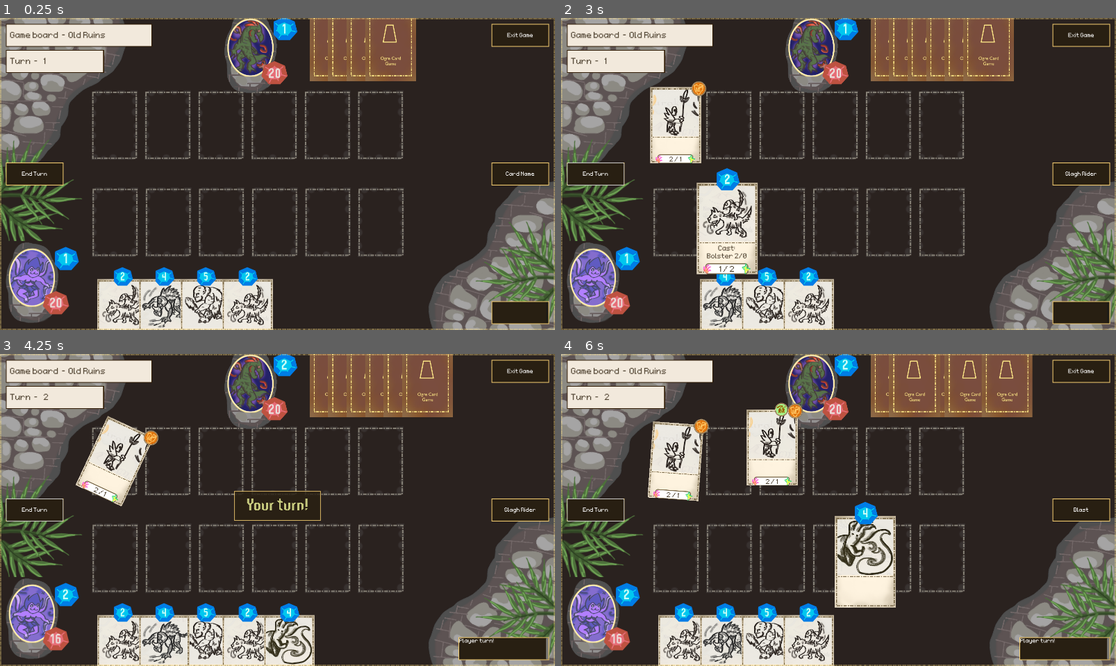
Above: before the commit, frames 1-4 (two rows, left to right).
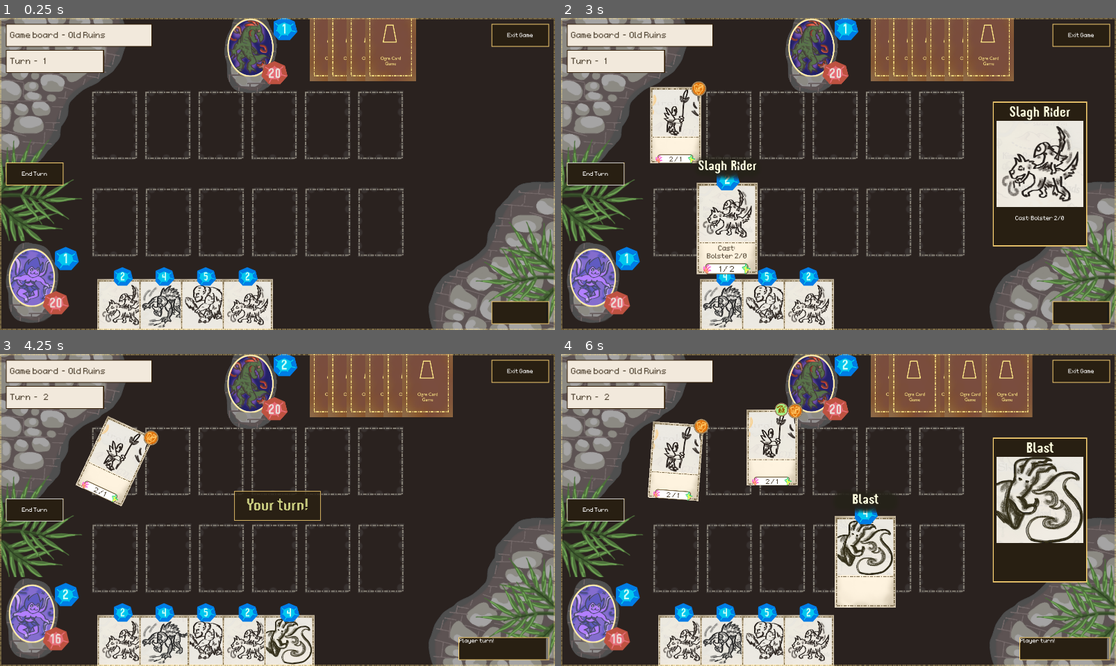
Above: after the commit, the same moments.

Repository: OttoElomaa/Godot-4-Ogre-Card-Game
Game: Godot game, scene res://GameScenes/main.tscn
Two runs of this game, one before a commit and one after it. Both use one fixed random seed, a clock stepped at 60 frames per second and the inputs below.
Inputs (mouse positions are in pixels of both pictures, inside the frame that each line leads up to):
- Up to frame 1 (0.25 s): no input
- Up to frame 2 (3 s): click (594, 174) at 0.5 s; click (594, 174) at 1.25 s; click (594, 174) at 2 s; drag from (683, 317) to (816, 49) at 2.77 s
- Up to frame 3 (4.25 s): drag from (166, 653) to (255, 385) at 3.52 s
- Up to frame 4 (6 s): move the mouse to (766, 653) at 4.27 s; click (766, 653) at 4.42 s; drag from (810, 653) to (894, 378) at 5.02 s; tap Enter at 5.75 s; drag from (849, 653) to (894, 378) at 5.77 s

The runs differ from the first frame. In frame 1, 0.2% of the frame differs, in the area x 88-99%, y 46-54%; in frame 2, 5.8%, in the area x 24-99%, y 26-74%; in frame 3, 0.2%; in frame 4, 5.4%.

Commit message:
On hover, card shows its name, and Main shows a card info panel. Panel hidden when no cards are being hovered.

Diff:
--- a/Cards/card.gd
+++ b/Cards/card.gd
@@ -21,6 +21,10 @@
 @export var cardName := "Card Name"
 @export var cardType := CardTypes.CREATURE
 
+var cardArt:
+	get:
+		return $Frontside/Art.texture
+
 @export var manaCost := 0
 @export var startingDamage := 0
 @export var startingHealth := 0
@@ -30,6 +34,7 @@
 var tempDamage := 0
 var tempHealth := 0
 
+var effectText := ""
 
 @export var hasSunder := false
 @export var hasDuelist := false
@@ -80,6 +85,15 @@
 		$Frontside/StatsPanel.hide()
 		$Frontside/ActionState.hide()
 
+	createEffectText()
+
+	$Frontside/CardName/Label.text = cardName
+	$Frontside/CardName.hide()
+
+
+
+func createEffectText():
+
 	var l = $Frontside/EffectsLabel
 	var text = ""
 	if hasSunder:
@@ -90,10 +104,8 @@
 	var castText = castNode.createText()
 	text += castText
 
-	l.text = text
-
-
-
+	effectText = text
+	l.text = effectText
 
 
 
@@ -109,6 +121,7 @@
 	tempHealth = health
 
 	updateCardLabels()
+
 
 
 
@@ -349,3 +362,8 @@
 	#self.queue_free()
 
 	cardsManager.moveToDiscard(self)
+
+
+
+func toggleCardName(enable:bool):
+	$Frontside/CardName.visible = enable
--- a/Cards/card.tscn
+++ b/Cards/card.tscn
@@ -14,6 +14,8 @@
 [ext_resource type="Texture2D" uid="uid://cq6ndvj18kyn0" path="res://Art/CardComponents/card-action-state-indicator-frame-texture-V2.png" id="8_cvyu6"]
 [ext_resource type="Texture2D" uid="uid://ddt6oiu5vk81d" path="res://Art/CardComponents/card-action-state-indicator-texture-passive.png" id="8_gi0db"]
 [ext_resource type="Texture2D" uid="uid://c6fbvpdul76bl" path="res://Art/CardComponents/card-action-state-indicator-texture-traveling-V2.png" id="9_gi0db"]
+[ext_resource type="Texture2D" uid="uid://c4ti1m63bwec" path="res://Art/CardComponents/card-name-background-shadow.png" id="9_i3xqw"]
+[ext_resource type="LabelSettings" uid="uid://ckmjo8jpsxoud" path="res://Fonts/LabelSet-Header-OffWhiteYellow50.tres" id="9_l781d"]
 [ext_resource type="LabelSettings" uid="uid://qjlnlywf0ted" path="res://Fonts/LabelSetSmallBrownCardText.tres" id="13_j3lys"]
 
 [sub_resource type="RectangleShape2D" id="RectangleShape2D_kd3xj"]
@@ -244,7 +246,6 @@
 texture = ExtResource("3_trd61")
 
 [node name="ManaCost" type="Node2D" parent="Frontside"]
-visible = false
 position = Vector2(0, -174)
 scale = Vector2(0.8, 0.8)
 
@@ -266,6 +267,28 @@
 grow_vertical = 2
 text = "88"
 label_settings = ExtResource("6_u70hd")
+horizontal_alignment = 1
+
+[node name="CardName" type="Node2D" parent="Frontside"]
+position = Vector2(0, -220)
+
+[node name="Shadow" type="Sprite2D" parent="Frontside/CardName"]
+texture = ExtResource("9_i3xqw")
+
+[node name="Label" type="Label" parent="Frontside/CardName"]
+anchors_preset = 8
+anchor_left = 0.5
+anchor_top = 0.5
+anchor_right = 0.5
+anchor_bottom = 0.5
+offset_left = -120.5
+offset_top = -28.5
+offset_right = 120.5
+offset_bottom = 28.5
+grow_horizontal = 2
+grow_vertical = 2
+text = "Card Name"
+label_settings = ExtResource("9_l781d")
 horizontal_alignment = 1
 
 [node name="ActionState" type="Node2D" parent="Frontside"]
--- /dev/null
+++ b/Fonts/LabelSet-Header-OffWhiteYellow50.tres
@@ -0,0 +1,8 @@
+[gd_resource type="LabelSettings" load_steps=2 format=3 uid="uid://ckmjo8jpsxoud"]
+
+[ext_resource type="FontFile" uid="uid://bbravl5syvs5u" path="res://Fonts/stepalange-font/Stepalange-x3BLm.otf" id="1_ohydv"]
+
+[resource]
+font = ExtResource("1_ohydv")
+font_size = 50
+font_color = Color(1, 1, 0.878431, 1)
--- a/GameScenes/cards_manager.gd
+++ b/GameScenes/cards_manager.gd
@@ -23,6 +23,8 @@
 var currentHoveredCards = []
 
 var dumbHandDrawCounter := 0
+var mainCardInfoShown := false
+
 
 
 func _ready() -> void:
@@ -103,6 +105,10 @@
 		var card = currentHoveredCards[0]
 		toggleCardHighlight(card, true)
 
+	if mainCardInfoShown:
+		if currentHoveredCards.is_empty():
+			mainCardInfoShown = false
+			main.toggleCardInfo(false, null)
 
 
 func _input(e: InputEvent) -> void:
@@ -214,13 +220,18 @@
 	prints("hover on card: ", card)
 	toggleCardHighlight(card, true)
 
-	main.showCardInfo(card)
+	card.toggleCardName(true)
+	mainCardInfoShown = true
+	main.toggleCardInfo(true, card)
 
 
 
 func onHoverCardOff(card:Card):
 	prints("hover on card off: ", card)
 	toggleCardHighlight(card, false)
+
+	card.toggleCardName(false)
+
 
 
 func toggleCardHighlight(card:Card, toHighlight:bool):
--- a/GameScenes/main.gd
+++ b/GameScenes/main.gd
@@ -41,6 +41,7 @@
 	#### UI STUFF
 	updateUi($BattleSystem.turnCount)
 	$BattleSystem.updateResourceLabels()
+	toggleCardInfo(false, null)
 
 	#### SET SLOTS STATUS
 	for slot:CardSlot in $PlayerSlots.get_children():
@@ -166,9 +167,20 @@
 
 
 
-func showCardInfo(card:Card):
+func toggleCardInfo(enable:bool, card:Card):
+	var cardInfo := $CanvasLayer/CardInfoPane
 
-	$CanvasLayer/CardInfoPane/Panel/NameLabel.text = card.cardName
+	#### HIDE
+	if not enable:
+		cardInfo.hide()
+		return
+
+	#### SHOW
+	cardInfo.show()
+	cardInfo.get_node("Panel/MarginContainer/VBoxContainer/NameLabel").text = card.cardName
+	cardInfo.get_node("Panel/MarginContainer/VBoxContainer/CardArt").texture = card.cardArt
+	cardInfo.get_node("Panel/MarginContainer/VBoxContainer/EffectText").text = card.effectText
+
 
 
 
--- a/GameScenes/main.tscn
+++ b/GameScenes/main.tscn
@@ -22,6 +22,8 @@
 [ext_resource type="LabelSettings" uid="uid://bujre4bd418t" path="res://Fonts/LabelSetHeaderMana.tres" id="12_hffy6"]
 [ext_resource type="LabelSettings" uid="uid://bybi82ik7ric5" path="res://Fonts/LabelSettingSmallFontFaintGrey.tres" id="19_47kpv"]
 [ext_resource type="Script" uid="uid://cixenybew8sdp" path="res://GameScenes/battle_log_pane.gd" id="21_on7x6"]
+[ext_resource type="LabelSettings" uid="uid://ckmjo8jpsxoud" path="res://Fonts/LabelSet-Header-OffWhiteYellow50.tres" id="21_q5r8w"]
+[ext_resource type="Texture2D" uid="uid://b7g66n14xrpak" path="res://Art/CardArt/card-art-base-card-idk.png" id="22_j8g12"]
 
 [sub_resource type="RectangleShape2D" id="RectangleShape2D_dj0be"]
 size = Vector2(256, 305)
@@ -402,17 +404,45 @@
 grow_vertical = 2
 theme_override_constants/margin_left = 20
 theme_override_constants/margin_top = 20
-theme_override_constants/margin_right = 20
+theme_override_constants/margin_right = 100
 theme_override_constants/margin_bottom = 20
 
 [node name="Panel" type="PanelContainer" parent="CanvasLayer/CardInfoPane"]
-custom_minimum_size = Vector2(200, 80)
+custom_minimum_size = Vector2(200, 500)
 layout_mode = 2
 theme_override_styles/panel = ExtResource("5_hys5q")
 
-[node name="NameLabel" type="Label" parent="CanvasLayer/CardInfoPane/Panel"]
+[node name="MarginContainer" type="MarginContainer" parent="CanvasLayer/CardInfoPane/Panel"]
+layout_mode = 2
+theme_override_constants/margin_left = 10
+theme_override_constants/margin_top = 10
+theme_override_constants/margin_right = 10
+theme_override_constants/margin_bottom = 10
+
+[node name="VBoxContainer" type="VBoxContainer" parent="CanvasLayer/CardInfoPane/Panel/MarginContainer"]
+layout_mode = 2
+
+[node name="NameLabel" type="Label" parent="CanvasLayer/CardInfoPane/Panel/MarginContainer/VBoxContainer"]
 layout_mode = 2
 text = "Card Name"
+label_settings = ExtResource("21_q5r8w")
+horizontal_alignment = 1
+
+[node name="CardArt" type="TextureRect" parent="CanvasLayer/CardInfoPane/Panel/MarginContainer/VBoxContainer"]
+custom_minimum_size = Vector2(0, 300)
+layout_mode = 2
+texture = ExtResource("22_j8g12")
+expand_mode = 2
+stretch_mode = 4
+
+[node name="EmptyLine" type="Label" parent="CanvasLayer/CardInfoPane/Panel/MarginContainer/VBoxContainer"]
+layout_mode = 2
+label_settings = ExtResource("6_m0cpn")
+horizontal_alignment = 1
+
+[node name="EffectText" type="Label" parent="CanvasLayer/CardInfoPane/Panel/MarginContainer/VBoxContainer"]
+layout_mode = 2
+text = "Effect text goes here."
 label_settings = ExtResource("6_m0cpn")
 horizontal_alignment = 1
 
Binary file added: Art/CardComponents/card-name-background-shadow.png
Not shown, added: Art/CardComponents/card-name-background-shadow.png.import
Not shown: 1 places in Cards/card.tscn that only renumber resources
Not shown: 1 places in GameScenes/main.tscn that only renumber resources
